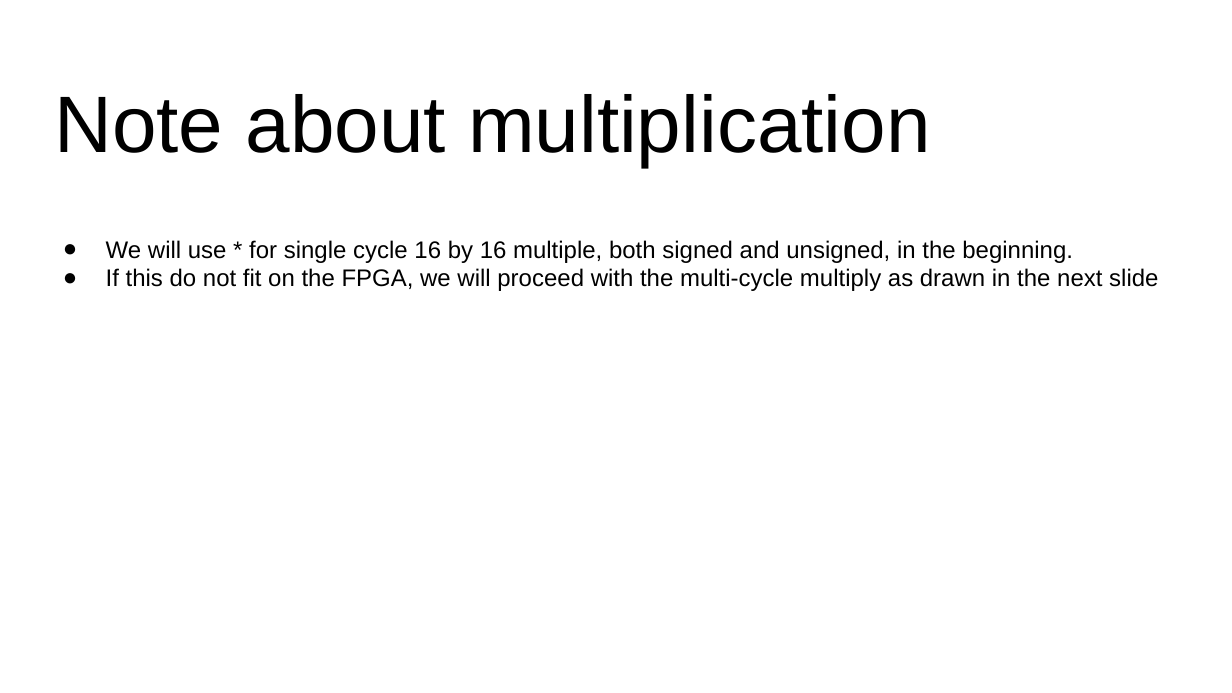
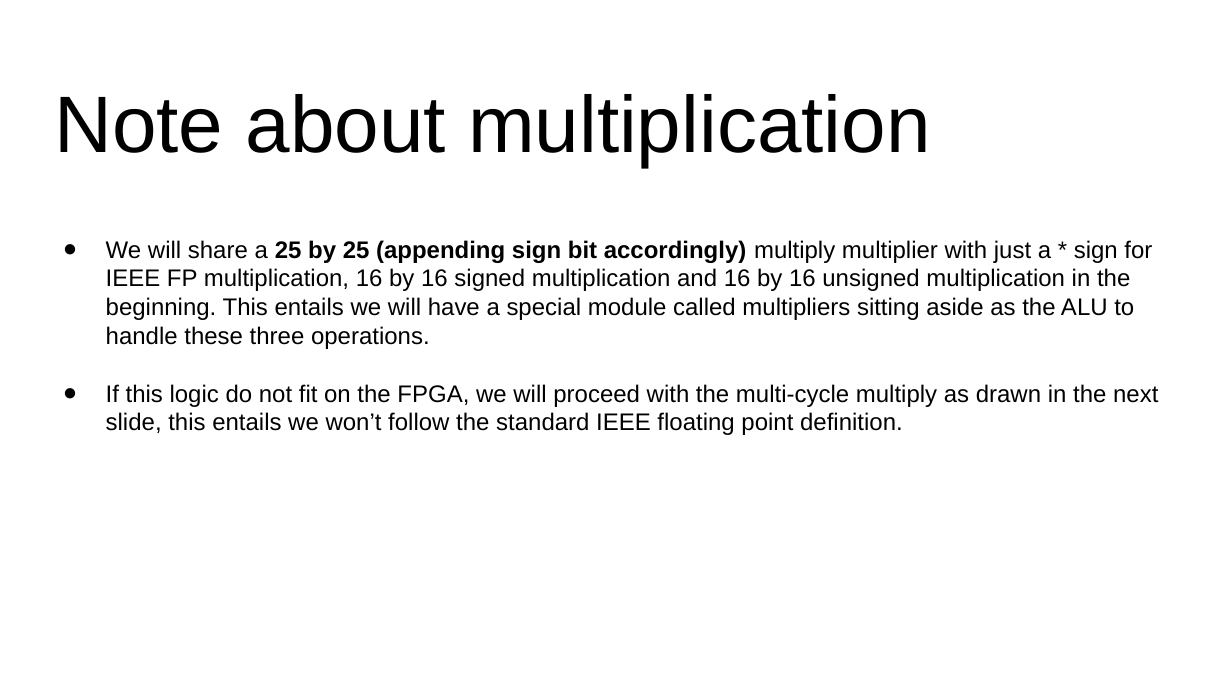
Before and after one commit to ShichenQiao/ECE554_SP23_FPGA_Handwriting_Recognition, a slide deck: slide 7 of Project/Specifications/block diagram.pptx (slide 4 before the commit). Drawn at 1232x693 pixels with LibreOffice and Linux fonts; fonts in the diff are those of the drawing. Boxes give left, top, right and bottom in pixels: in the first picture for what was removed or moved away, otherwise in the second. Text is boxed around its words. In the diff, an @@ line names an element or a change of style, - is before the commit and + after.

```diff
--- a/Project/Specifications/block diagram.pptx
+++ b/Project/Specifications/block diagram.pptx
@@ text at bbox=[106, 240, 1158, 435]: text changed @@
-● We will use * for single cycle 16 by 16 multiple, both signed and unsigned, in the beginning.
-● If this do not fit on the FPGA, we will proceed with the multi-cycle multiply as drawn in the next slide
+● We will share a 25 by 25 (appending sign bit accordingly) multiply multiplier with just a * sign for IEEE FP multiplication, 16 by 16 signed multiplication and 16 by 16 unsigned multiplication in the beginning. This entails we will have a special module called multipliers sitting aside as the ALU to handle these three operations.
+● If this logic do not fit on the FPGA, we will proceed with the multi-cycle multiply as drawn in the next slide, this entails we won’t follow the standard IEEE floating point definition.
```
Also in this commit, not shown: 9 other slides changed, 4 slides added, 5 other files.
